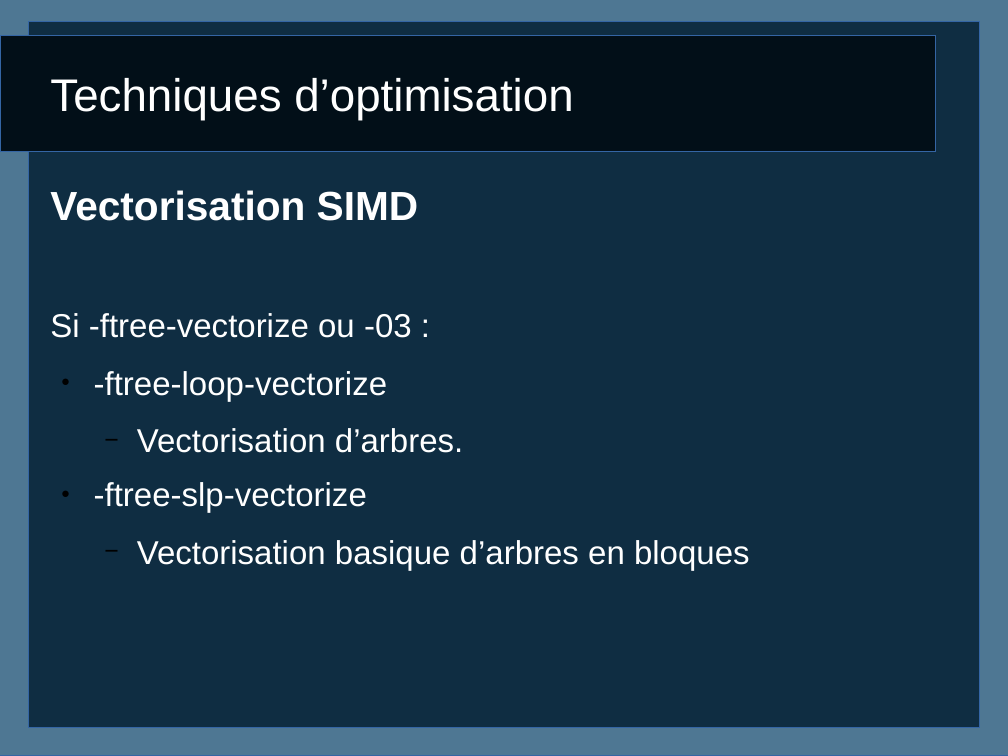
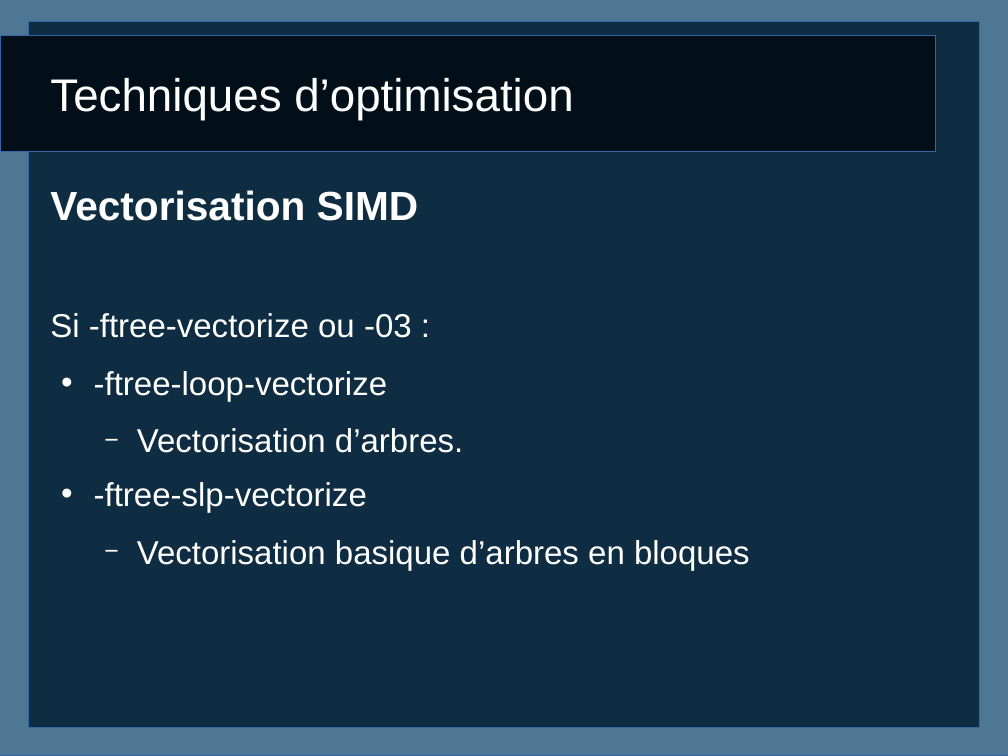
Before and after one commit to caswitch/recherche-et-doc-s4, a slide deck: slide 3 of Diapo2.odp. Drawn at 1008x756 pixels with LibreOffice and Linux fonts; fonts in the diff are those of the drawing. Boxes give left, top, right and bottom in pixels: in the first picture for what was removed or moved away, otherwise in the second. Text is boxed around its words. In the diff, an @@ line names an element or a change of style, - is before the commit and + after.

```diff
--- a/Diapo2.odp
+++ b/Diapo2.odp
@@ text at <box>94,371,750,570</box>: bullet ● to •; bullet colour #000000 to #FFFFFF @@
```
Also in this commit, not shown: 1 other slide changed, 1 slide added, 1 slide removed.
